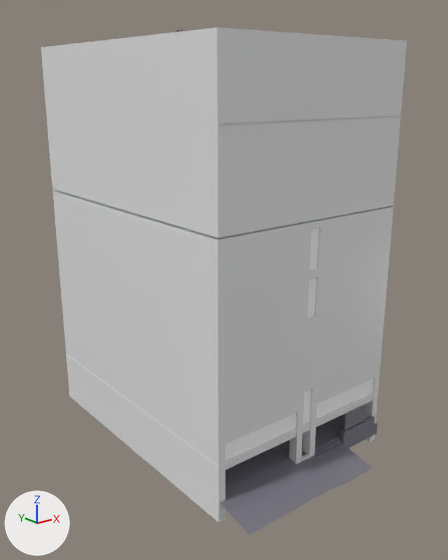
The FBX model Assets/Graphics/Models/World/fbx/InterweaveCampus.fbx: old version first, new version second.
One viewpoint serves both versions: a camera (50 mm lens) standing at (-32.7, -42.6, 28.8) and looking at (-0.4, -2.2, 12.7). The axes (+X, +Y, +Z) are drawn at lower left. The lights are the same throughout. Where no turn or scale is listed for an object, it has been applied to the vertices. Vertices at the same position are counted once.

The scene before the commit, as lines of its bpy script (objects in view):
```python
ob_1stfloorbase = bpy.data.objects.new('1stFloorBase', me_cube_002)
ob_1stfloorbase.location = (0.0, 0.0, 0.0)
ob_2ndfloorbase = bpy.data.objects.new('2ndfloorBase', me_cube_001)
ob_2ndfloorbase.location = (0.0, 0.0, 0.0)
ob_3rdfloorbase = bpy.data.objects.new('3rdFloorBase', me_cube_009)
ob_3rdfloorbase.location = (0.0, 0.0, 0.0)
ob_4thfloorbase = bpy.data.objects.new('4thFloorBase', me_cube_012)
ob_4thfloorbase.location = (0.0, 0.0, 3.0)
ob_5thfloorbase = bpy.data.objects.new('5thFloorBase', me_cube_016)
ob_5thfloorbase.location = (0.0, 0.0, 6.0)
ob_6thfloorbase = bpy.data.objects.new('6thFloorBase', me_cube_021)
ob_6thfloorbase.location = (0.0, 0.0, 9.8)
ob_7thfloorbase = bpy.data.objects.new('7thFloorBase', me_cube_024)
ob_7thfloorbase.location = (0.0, 0.0, 13.6)
# also in view: '1stFloorFloor' at (0.0, -1.6, 0.6)
```
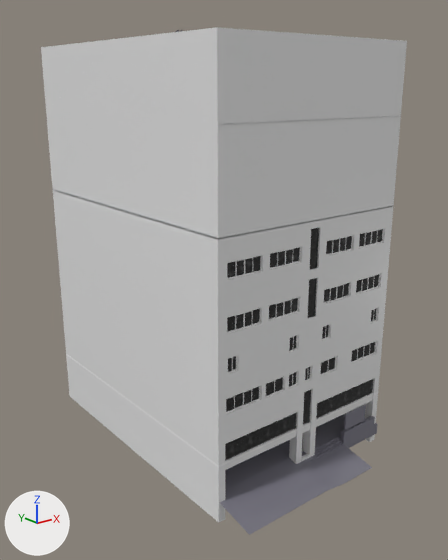
Where the change shows, as pixel boxes [x1, y1, x2, y2] in the pictures (448 x 560 px):
'6thFloorBase', surface changed, reshaped (grey to black): [53, 190, 394, 295] in both
'5thFloorBase', surface changed, reshaped (grey to black): [56, 229, 390, 349] in both
'2ndfloorBase', surface changed (grey to black): [222, 376, 377, 464] in both
'3rdFloorBase', reshaped: [62, 298, 383, 428] in both
part 1 of me_cube_016, added: after [218, 251, 390, 349]
part 2 of me_cube_016, surface changed (grey to black): [308, 278, 317, 318] in both
part 3 of me_cube_021, added: after [218, 205, 394, 295]
part 4 of me_cube_021, surface changed (grey to black): [310, 228, 319, 269] in both
part 5 of me_cube_009, added: after [218, 329, 383, 428]

What changed in the scene script:
```text
Add img_metal001_2k_png_roughness_png:
    img_metal001_2k_png_roughness_png = load_image('Metal001_2K-PNG_Roughness.png', '../ImageTextures/Metal001_2K-PNG_Roughness.png', 2048, 2048, 'sRGB')
Change mat_glass:
    remove mat_glass.base_color = (1.0, 1.0, 1.0)  # white #ffffff
    add mat_glass.texture = img_metal001_2k_png_roughness_png
Change me_cube_021:
    used by ob_6thfloorbase; location = (0.0, 0.0, 9.8)
    remove me_cube_021.from_pydata(...)  # 648 vertices, 142 faces; spans x -9.0..9.0, y -12.4..12.5, z 6.0..9.8
    add me_cube_021.from_pydata(...)  # 3300 vertices, 611 faces; spans x -9.0..9.0, y -12.4..12.5, z 6.0..9.8
    me_cube_021 part 3: 496 vertices added at x -8.2..8.1, y -12.4..-12.1, z 6.9..8.1
    me_cube_021 part 4: 6 kept faces spanning x -0.5..0.5, y -12.3, z 6.1..9.3 get new texture (UV) coordinates
    add me_cube_021.materials.append(mat_whitepaint)  # white #e7e7e7
Change me_cube_009:
    used by ob_3rdfloorbase; location = (0.0, 0.0, 0.0)
    remove me_cube_009.from_pydata(...)  # 228 vertices, 111 faces; spans x -9.0..9.0, y -12.4..12.5, z 6.0..9.0
    add me_cube_009.from_pydata(...)  # 830 vertices, 582 faces; spans x -9.0..9.0, y -12.4..12.5, z 6.0..9.0
    me_cube_009 part 5: 602 vertices added at x -8.3..8.3, y -12.4..-12.1, z 6.8..8.0
    add me_cube_009.materials.append(mat_glass)  # picture img_metal001_2k_png_roughness_png
    add me_cube_009.materials.append(mat_whitepaint)  # white #e7e7e7
Change me_cube_016:
    used by ob_5thfloorbase; location = (0.0, 0.0, 6.0)
    remove me_cube_016.from_pydata(...)  # 256 vertices, 128 faces; spans x -9.0..9.0, y -12.4..12.5, z 6.0..9.8
    add me_cube_016.from_pydata(...)  # 752 vertices, 520 faces; spans x -9.0..9.0, y -12.4..12.5, z 6.0..9.8
    me_cube_016 part 1: 496 vertices added at x -8.2..8.1, y -12.4..-12.1, z 6.9..8.1
    me_cube_016 part 2: 6 kept faces spanning x -0.5..0.5, y -12.3, z 6.1..9.3 get new texture (UV) coordinates
    add me_cube_016.materials.append(mat_whitepaint)  # white #e7e7e7
```
